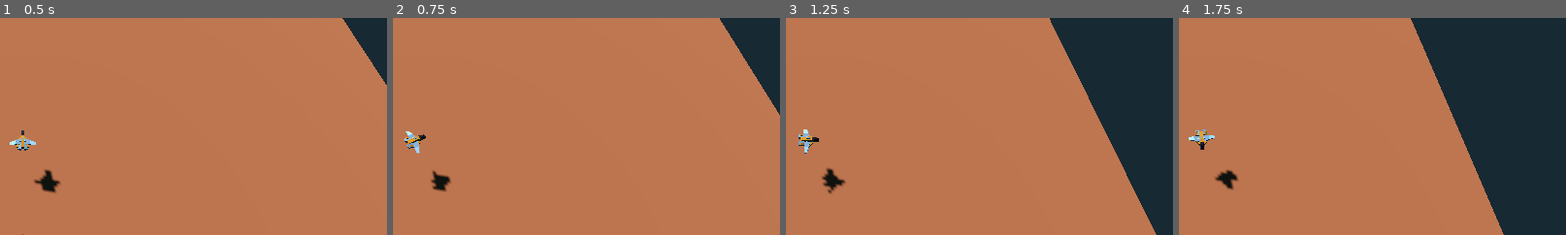
Above: before the commit, frames 1-4 (left to right).
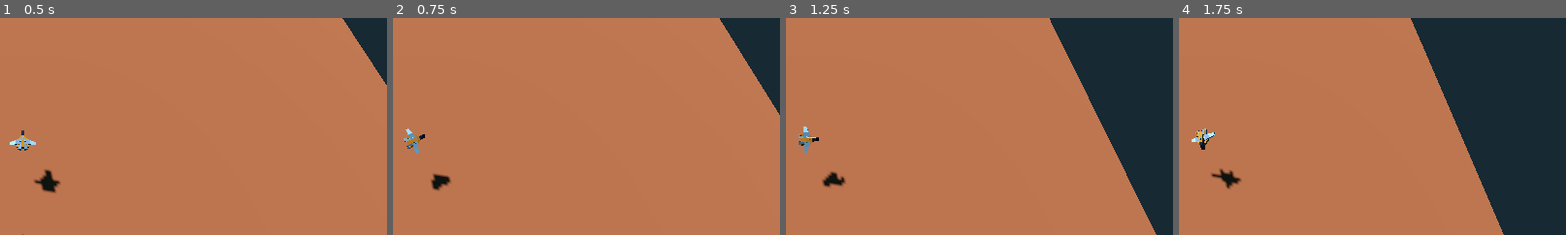
Above: after the commit, the same moments.

Repository: joshuajenner/project-speed
Game: Godot game, scene res://levels/base_level.tscn
The game is run twice, just before and just after one commit, with the same random seed, the same clock (stepped at 60 frames per second) and the same inputs.
Inputs:
- Up to frame 1 (0.5 s): no input
- Up to frame 2 (0.75 s): hold D (move_right) from 0.53 s (still down)
- Up to frame 3 (1.25 s): keep holding D (move_right)
- Up to frame 4 (1.75 s): release D (move_right) at 1.28 s; hold S (move_down) from 1.28 s (still down)
The pictures show only the part of the screen within x 47-97%, y 22-72%; the shares and areas given below are measured in that part.

Frame 1 is identical in both runs. In frame 2, 0.4% of the frame differs, in the area x 2-14%, y 50-80%; in frame 3, 0.5%, in the area x 3-16%, y 50-82%; in frame 4, 0.5%.

Commit message:
added roll animation

Diff:
--- a/debug/debug_vector2.tscn
+++ b/debug/debug_vector2.tscn
@@ -13,4 +13,6 @@
 [node name="MeshInstance" type="MeshInstance3D" parent="."]
 transform = Transform3D(-4.37114e-08, -1, 0, 1, -4.37114e-08, 0, 0, 0, 1, 0, 0, 0)
 material_override = ExtResource("2_n3h6i")
+cast_shadow = 0
+gi_mode = 2
 mesh = SubResource("CylinderMesh_n824u")
--- a/levels/base_level.tscn
+++ b/levels/base_level.tscn
@@ -19,7 +19,6 @@
 speed_base = 20
 
 [node name="Terrain" type="Node3D" parent="."]
-transform = Transform3D(1, 0, 0, 0, 1, 0, 0, 0, 1, 0, 0, 0)
 
 [node name="Floor" type="Node3D" parent="Terrain"]
 
--- a/players/base_player.gd
+++ b/players/base_player.gd
@@ -13,11 +13,13 @@
 @export var accleration: int = 10
 @export var turn_speed : float = 0.1
 
-@export var direction_input: Vector2 = Vector2(0, 0)
+@export var direction_target: Vector2 = Vector2(0, 0)
 @export var direction_current: Vector2 = Vector2(0, 1)
 
-var input_is_active: bool = false
+var has_active_target_direction: bool = false
+var target_direction_reached: bool = false
 
+var max_roll: float = 30
 
 func _physics_process(delta):
 	get_input()
@@ -26,13 +28,13 @@
 
 
 func get_input():
-	direction_input.x = Input.get_action_strength("move_left") - Input.get_action_strength("move_right")
-	direction_input.y = Input.get_action_strength("move_up") - Input.get_action_strength("move_down")
-	direction_input = direction_input.normalized()
+	direction_target.x = Input.get_action_strength("move_left") - Input.get_action_strength("move_right")
+	direction_target.y = Input.get_action_strength("move_up") - Input.get_action_strength("move_down")
+	direction_target = direction_target.normalized()
 
-	input_is_active = vector2_not_zero(direction_input)
+	has_active_target_direction = vector2_not_zero(direction_target)
 	# debug
-	input_debug.draw_line(direction_input.normalized())
+	input_debug.draw_line(direction_target.normalized())
 
 
 func vector2_not_zero(vector: Vector2) -> bool:
@@ -43,8 +45,8 @@
 
 
 func handle_flight():
-	if input_is_active:
-		var input_angle = direction_input.angle()
+	if has_active_target_direction:
+		var input_angle = direction_target.angle()
 		var current_angle = direction_current.angle()
 		var new_angle = lerp_angle(current_angle, input_angle, turn_speed)
 		direction_current = Vector2.from_angle(new_angle)
@@ -59,3 +61,53 @@
 func rotate_ship_mesh() -> void:
 	var adjusted_vector = Vector2(direction_current.x, -direction_current.y)
 	ship_mesh_pivot.rotation.y = adjusted_vector.angle()
+
+	if has_active_target_direction:
+		var angle_to_target = rad_to_deg(direction_current.angle_to(direction_target))
+		if angle_to_target > 1:
+			lerp_add_ship_roll(angle_to_target)
+		else:
+			lerp_reset_ship_roll()
+	else:
+		lerp_reset_ship_roll()
+#		var current_to_target_difference = direction_current.dot(direction_input)
+#		print(current_to_target_difference)
+#		if current_to_target_difference <= 0:
+#			var added_rotation = dot_to_added_roll(current_to_target_difference)
+#			ship_mesh_pivot.rotation.x = min(max_roll, (ship_mesh_pivot.rotation.x + added_rotation))
+#		else:
+#			ship_mesh_pivot.rotation.x = max(0, (ship_mesh_pivot.rotation.x - 1))
+#	else:
+#		ship_mesh_pivot.rotation.x = max(0, (ship_mesh_pivot.rotation.x - 1))
+
+
+func lerp_add_ship_roll(angle_to_target: float) -> void:
+	if angle_to_target < 0:
+		ship_mesh_pivot.rotation.x = lerpf(ship_mesh_pivot.rotation.x, deg_to_rad(-max_roll), 0.1)
+	else:
+		ship_mesh_pivot.rotation.x = lerpf(ship_mesh_pivot.rotation.x, deg_to_rad(max_roll), 0.1)
+#	var new_rotation = deg_to_rad() + added_roll
+#	if abs(new_rotation) < max_roll:
+#		ship_mesh_pivot.rotation.x = new_rotation
+
+
+
+func lerp_reset_ship_roll() -> void:
+	var lowered_roll = lerpf(ship_mesh_pivot.rotation.x, 0, 0.1)
+	if lowered_roll <= 1:
+		ship_mesh_pivot.rotation.x = 0
+	else:
+		ship_mesh_pivot.rotation.x = lowered_roll
+
+
+func dot_to_added_roll(dot: float) -> int:
+	if dot >= -1:
+		return 5
+	elif dot <= -0.8:
+		return 4
+	elif dot <= -0.6:
+		return 3
+	elif dot <= -0.4:
+		return 2
+	else:
+		return 1
